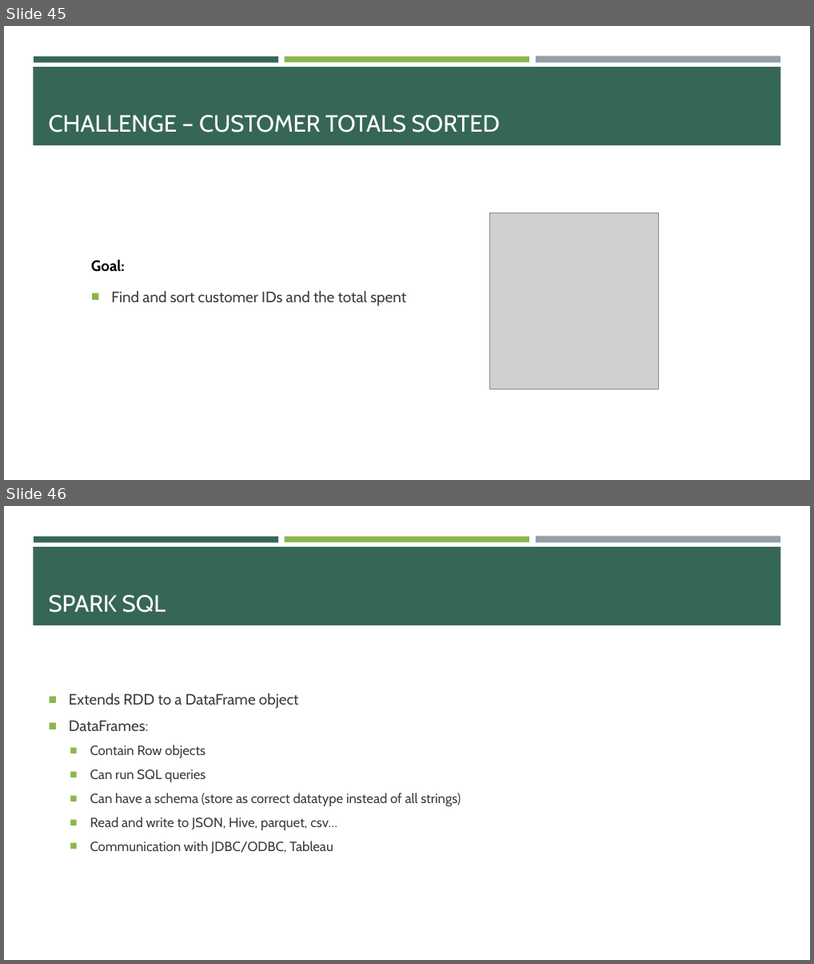
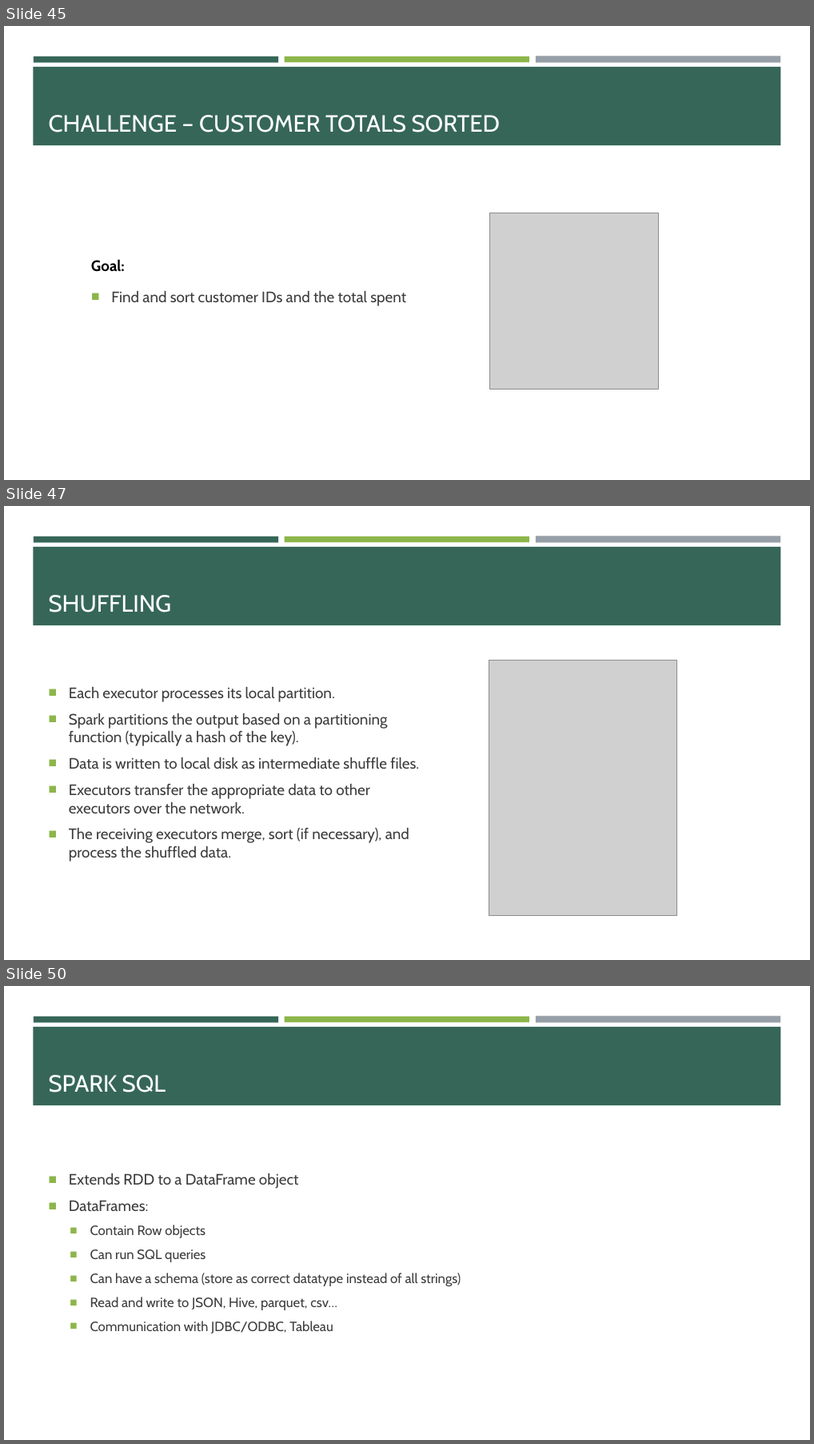
Before and after one commit to e-m-wilson/data_engineering, a slide deck: spark/Spark.pptx. Shown one above the other, each under a label of ours: slides 45 and 46 before the commit, slides 45, 47 and 50 after it; the slides between them are not shown. The pictures are 814x964 and 814x1444 pixels, drawn with LibreOffice and Linux fonts; fonts in the diff are those of the drawing; grey boxes stand for pictures. Boxes give left, top, right and bottom in pixels: in the first picture for what was removed or moved away, otherwise in the second. Text is boxed around its words. In the diff, an @@ line names an element or a change of style, - is before the commit and + after.

```diff
--- a/spark/Spark.pptx
+++ b/spark/Spark.pptx
@@ slide 47 added at [4, 506, 810, 960], background #FFFFFF; not listed: 4 template elements that a slide beside it also shows @@
@@ title added at [49, 595, 172, 612], 28 pt, text #FFFFFF @@
+SHUFFLING
@@ picture added at [489, 660, 678, 916] @@
@@ text added at [69, 687, 419, 861], 18 pt, text #3D3D3D @@
+■ Each executor processes its local partition.
+■ Spark partitions the output based on a partitioning function (typically a hash of the key).
+■ Data is written to local disk as intermediate shuffle files.
+■ Executors transfer the appropriate data to other executors over the network.
+■ The receiving executors merge, sort (if necessary), and process the shuffled data.
@@ what was slide 46 is now slide 50 @@
```
Also in this commit, not shown: 3 other slides added.
